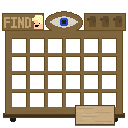
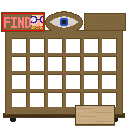
Layers edited between the first and the second 128 x 128 image:
added layer "Layer 7" above "Layer 8" over box(31, 15, 43, 29)
added layer "Layer 8" above "Layer 5" over box(87, 15, 122, 27)
added layer "Layer 5" above "Layer 3" over box(1, 12, 45, 32)
